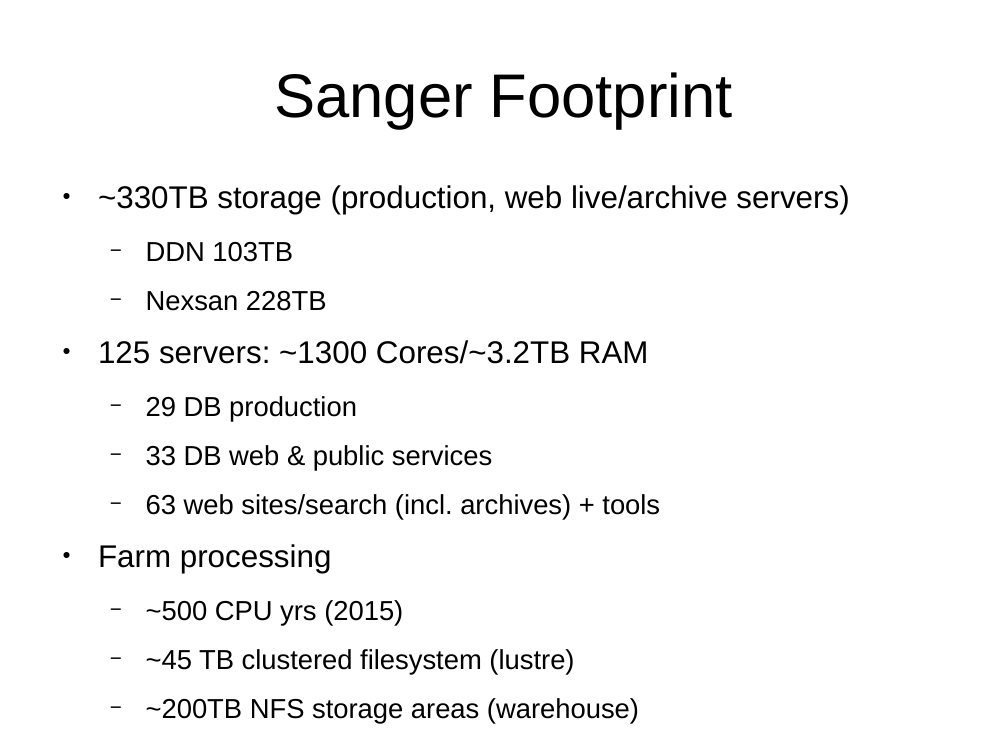
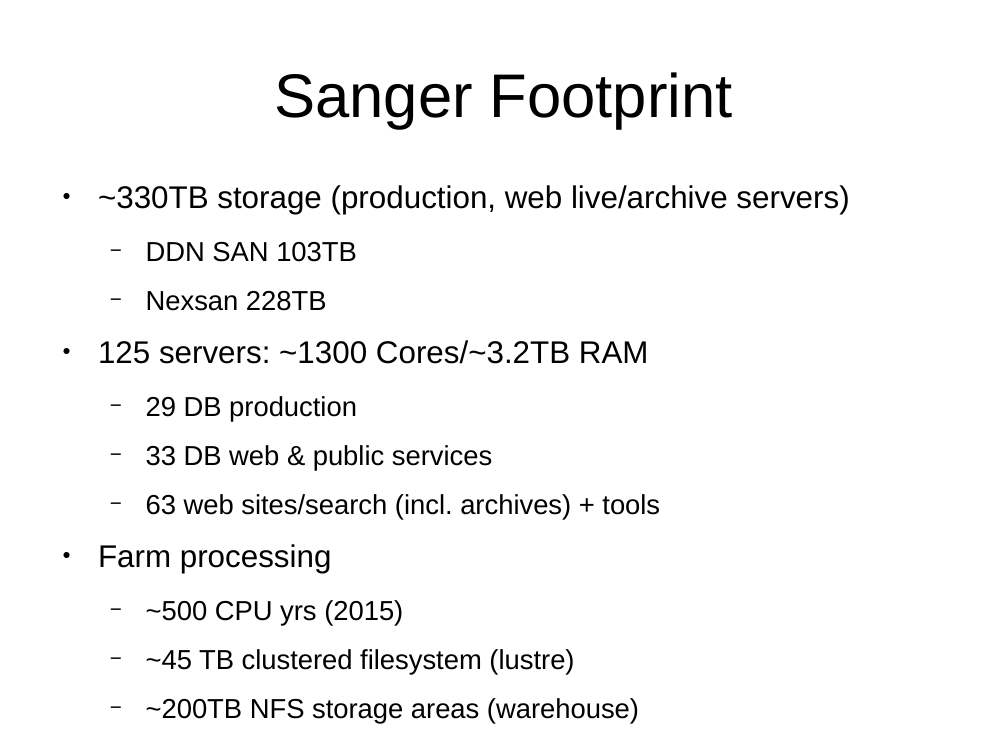
Before and after one commit to avullo/ensembl-migration-pm, a slide deck: slide 5 of data-review-10-16/talk.odp. Drawn at 1008x756 pixels with LibreOffice and Linux fonts; fonts in the diff are those of the drawing; background and template pictures are left out. Boxes give left, top, right and bottom in pixels: in the first picture for what was removed or moved away, otherwise in the second. Text is boxed around its words. In the diff, an @@ line names an element or a change of style, - is before the commit and + after.

```diff
--- a/data-review-10-16/talk.odp
+++ b/data-review-10-16/talk.odp
@@ text at [146,242,357,262]: text changed @@
-  − DDN 103TB
+  − DDN SAN 103TB
```
Also in this commit, not shown: 3 other slides changed.
